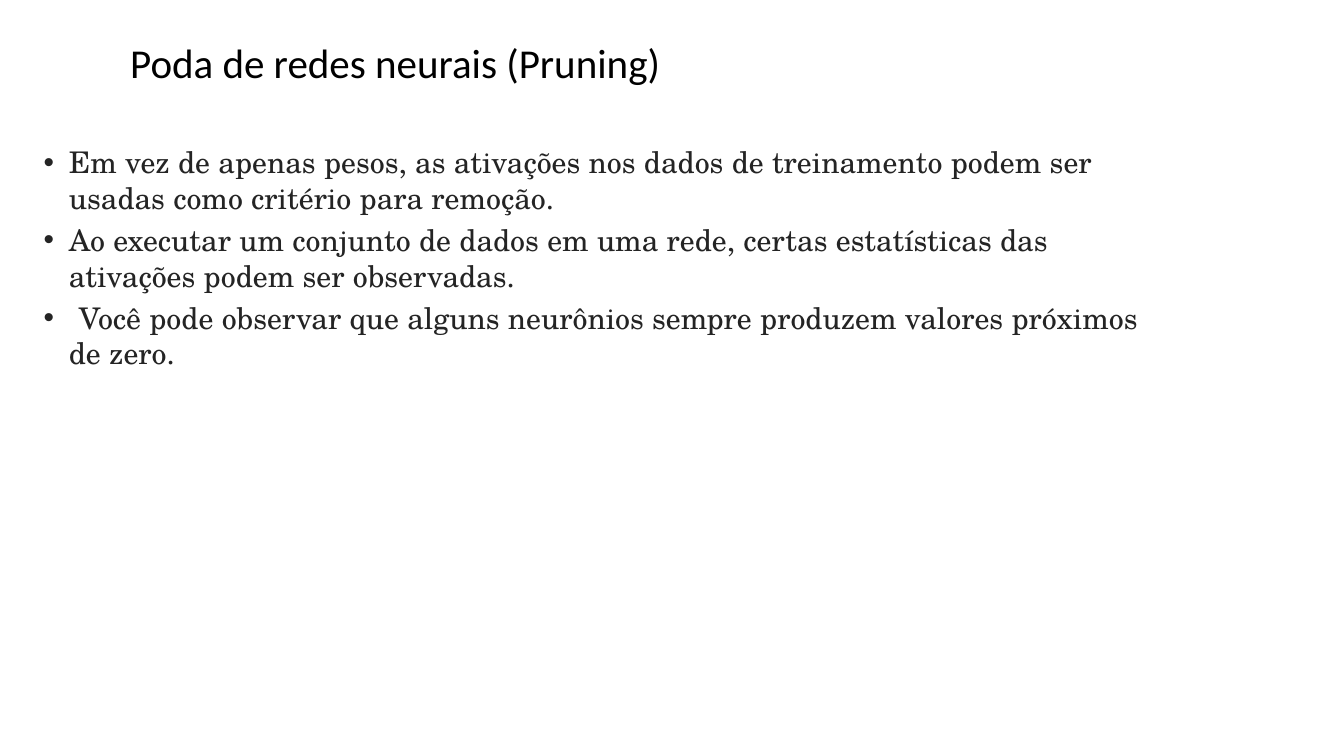
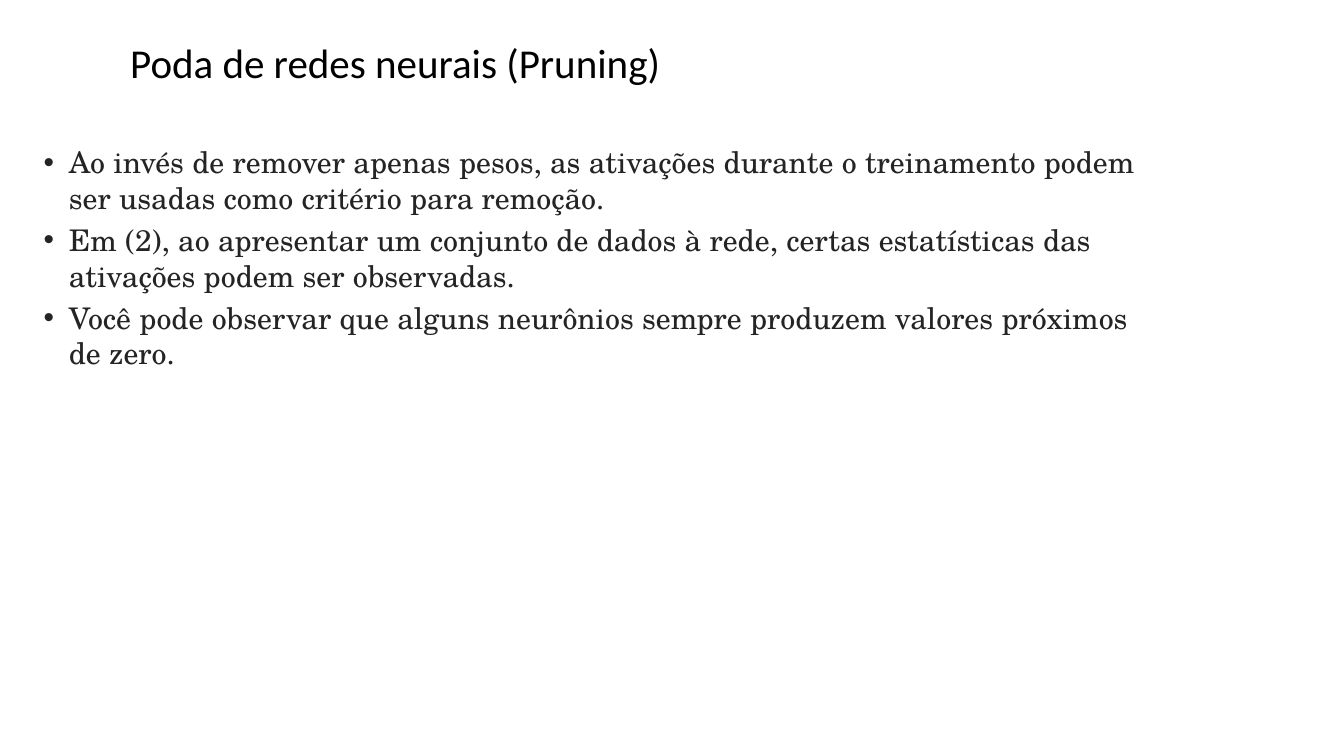
Before and after one commit to zz4fap/tp557-iot-ml, a slide deck: slide 34 of slides/TP557_14_introducao_tensorflowlite.pptx. Drawn at 1344x756 pixels with LibreOffice and Linux fonts; fonts in the diff are those of the drawing; background and template pictures are left out. Boxes give left, top, right and bottom in pixels: in the first picture for what was removed or moved away, otherwise in the second. Text is boxed around its words. In the diff, an @@ line names an element or a change of style, - is before the commit and + after.

```diff
--- a/slides/TP557_14_introducao_tensorflowlite.pptx
+++ b/slides/TP557_14_introducao_tensorflowlite.pptx
@@ text at box(69, 151, 1135, 294): text changed @@
-• Em vez de apenas pesos, as ativações nos dados de treinamento podem ser usadas como critério para remoção.
-• Ao executar um conjunto de dados em uma rede, certas estatísticas das ativações podem ser observadas.
+• Ao invés de remover apenas pesos, as ativações durante o treinamento podem ser usadas como critério para remoção.
+• Em (2), ao apresentar um conjunto de dados à rede, certas estatísticas das ativações podem ser observadas.
```
Also in this commit, not shown: 26 other slides changed.
